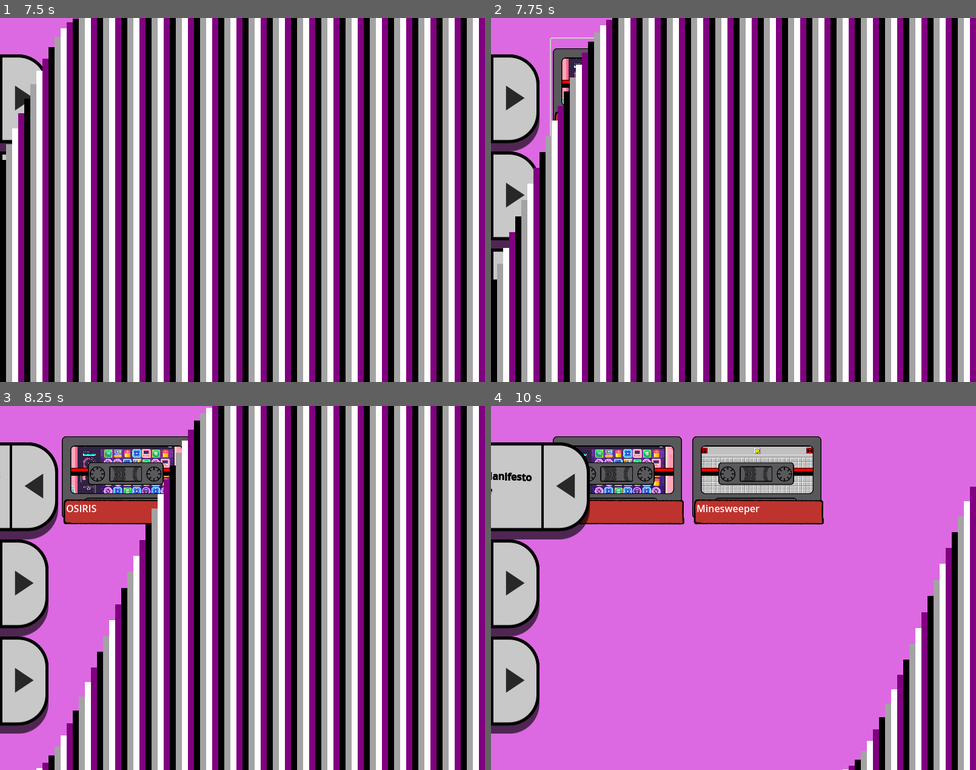
Above: before the commit, frames 1-4 (two rows, left to right).
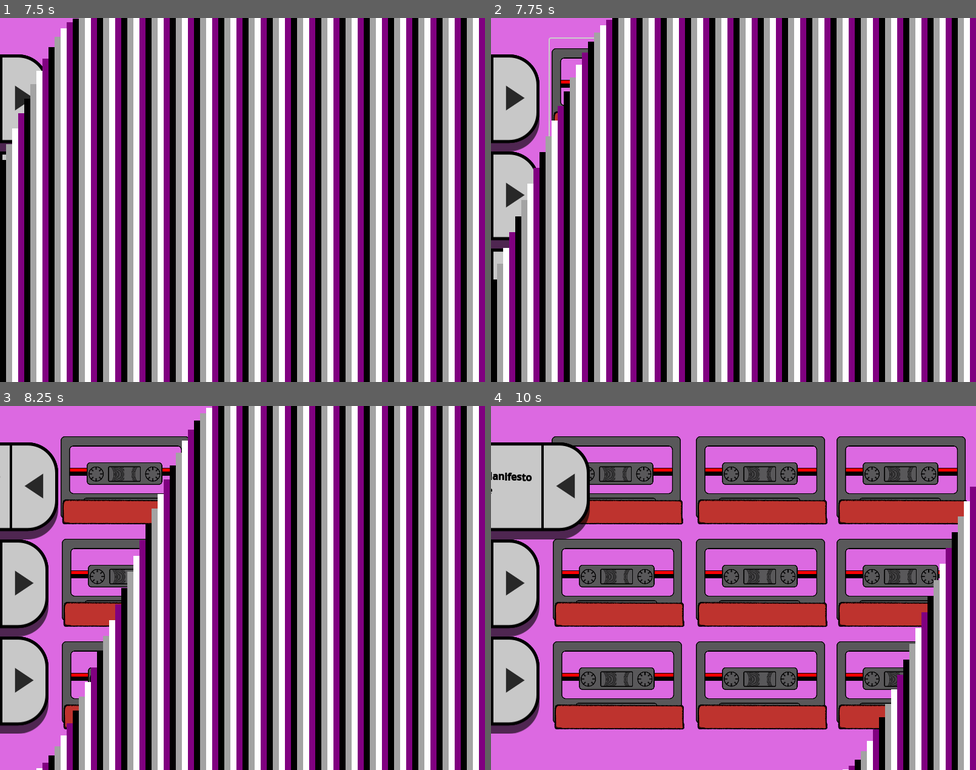
Above: after the commit, the same moments.

Repository: Falme/Mixtapes
Game: Godot game, scene res://Scenes/splash.tscn
Two runs of this game, one before a commit and one after it. Both use one fixed random seed, a clock stepped at 60 frames per second and the inputs below.
Inputs (mouse positions are in pixels of both pictures, inside the frame that each line leads up to):
- Up to frame 1 (7.5 s): click (126, 90) at 7.27 s
- Up to frame 2 (7.75 s): no input
- Up to frame 3 (8.25 s): click (24, 486) at 8.02 s
- Up to frame 4 (10 s): click (617, 478) at 8.77 s; click (563, 486) at 9.52 s

Frame 1 is identical in both runs. In frame 2, 0.5% of the frame differs, in the area x 11-19%, y 5-33%; in frame 3, 5.2%; in frame 4, 33%, in the area x 12-99%, y 8-89%.
Error after the commit: Attempt to call function 'get_as_text' in base 'null instance' on a null instance. (res://Scripts/Collection/tape_configuration.gd:12)

Commit message:
Externated the game calls to a file called "mixtape_info.txt"

Diff:
--- /dev/null
+++ b/Prefabs/Collection/tape_game.tscn
@@ -0,0 +1,79 @@
+[gd_scene load_steps=5 format=3 uid="uid://cjj6ie343hjoh"]
+
+[ext_resource type="Script" path="res://Scripts/Collection/tape_configuration.gd" id="1_76dmi"]
+[ext_resource type="Texture2D" uid="uid://vppojqhi5lv3" path="res://Sprites/K7-Icon.svg" id="2_dj6mr"]
+[ext_resource type="Texture2D" uid="uid://bw3nlsanott0x" path="res://Sprites/folder_front.png" id="3_7xgss"]
+[ext_resource type="Script" path="res://Scripts/ExternalGame/call_external_game.gd" id="4_7nuq8"]
+
+[node name="TapeGame" type="TextureRect"]
+anchors_preset = 15
+anchor_right = 1.0
+anchor_bottom = 1.0
+offset_left = 3.8
+offset_top = -5.2
+offset_right = 3.80002
+offset_bottom = 4.95351
+grow_horizontal = 2
+grow_vertical = 2
+expand_mode = 5
+stretch_mode = 5
+script = ExtResource("1_76dmi")
+gameNumber = "Game1"
+
+[node name="TapeIcon" type="TextureRect" parent="."]
+layout_mode = 1
+anchors_preset = 15
+anchor_right = 1.0
+anchor_bottom = 1.0
+offset_left = -20.692
+offset_top = 18.365
+offset_right = 20.372
+offset_bottom = -7.38998
+grow_horizontal = 2
+grow_vertical = 2
+texture = ExtResource("2_dj6mr")
+expand_mode = 3
+stretch_mode = 5
+
+[node name="TapeLabel" type="TextureRect" parent="."]
+layout_mode = 1
+anchors_preset = 15
+anchor_right = 1.0
+anchor_bottom = 1.0
+offset_left = -3.8
+offset_top = 5.2
+offset_right = 8.93796
+offset_bottom = 5.2
+grow_horizontal = 2
+grow_vertical = 2
+texture = ExtResource("3_7xgss")
+expand_mode = 3
+stretch_mode = 5
+
+[node name="TitleGame" type="RichTextLabel" parent="TapeLabel"]
+layout_mode = 1
+anchors_preset = -1
+anchor_left = 0.045
+anchor_top = 0.739
+anchor_right = 0.966
+anchor_bottom = 0.943
+grow_horizontal = 2
+grow_vertical = 2
+bbcode_enabled = true
+
+[node name="ToGame" type="Button" parent="."]
+layout_mode = 1
+anchors_preset = 15
+anchor_right = 1.0
+anchor_bottom = 1.0
+offset_left = -3.8
+offset_top = 5.2
+offset_right = -3.8
+offset_bottom = 5.2
+grow_horizontal = 2
+grow_vertical = 2
+mouse_default_cursor_shape = 2
+flat = true
+script = ExtResource("4_7nuq8")
+
+[connection signal="pressed" from="ToGame" to="ToGame" method="_on_pressed"]
--- a/Scenes/collection.tscn
+++ b/Scenes/collection.tscn
@@ -1,10 +1,6 @@
-[gd_scene load_steps=7 format=3 uid="uid://d3341xq470sbq"]
+[gd_scene load_steps=3 format=3 uid="uid://d3341xq470sbq"]
 
-[ext_resource type="Texture2D" uid="uid://bu7s4qqkrvdm4" path="res://Sprites/Collection-background-art.jpg" id="1_rkbxe"]
-[ext_resource type="Script" path="res://Scripts/ExternalGame/call_external_game.gd" id="2_yc63g"]
-[ext_resource type="Texture2D" uid="uid://vppojqhi5lv3" path="res://Sprites/K7-Icon.svg" id="4_6sq48"]
-[ext_resource type="Texture2D" uid="uid://bw3nlsanott0x" path="res://Sprites/folder_front.png" id="5_7yb3l"]
-[ext_resource type="Texture2D" uid="uid://n5qjw27sqjvo" path="res://Sprites/minesweeper.png" id="5_u60ei"]
+[ext_resource type="PackedScene" uid="uid://cjj6ie343hjoh" path="res://Prefabs/Collection/tape_game.tscn" id="1_d8x02"]
 [ext_resource type="PackedScene" uid="uid://2d6byacn3gun" path="res://Prefabs/Manifestos/item_manifesto.tscn" id="7_1u07s"]
 
 [node name="Root" type="Control"]
@@ -31,151 +27,66 @@
 anchor_right = 0.386
 anchor_bottom = 0.318
 
-[node name="Osiris" type="TextureRect" parent="BackgroundArt/TapeArea"]
+[node name="TapeGame1" parent="BackgroundArt/TapeArea" instance=ExtResource("1_d8x02")]
 layout_mode = 1
-anchors_preset = 15
-anchor_right = 1.0
-anchor_bottom = 1.0
-offset_left = 3.8
-offset_top = -5.2
-offset_right = 3.80002
-offset_bottom = 4.95351
-grow_horizontal = 2
-grow_vertical = 2
-texture = ExtResource("1_rkbxe")
-expand_mode = 5
-stretch_mode = 5
+offset_left = 1.8
+offset_right = 1.8
 
-[node name="TapeIcon" type="TextureRect" parent="BackgroundArt/TapeArea/Osiris"]
+[node name="TapeGame2" parent="BackgroundArt/TapeArea" instance=ExtResource("1_d8x02")]
 layout_mode = 1
-anchors_preset = 15
-anchor_right = 1.0
-anchor_bottom = 1.0
-offset_left = -20.692
-offset_top = 18.365
-offset_right = 20.372
-offset_bottom = -7.38998
-grow_horizontal = 2
-grow_vertical = 2
-texture = ExtResource("4_6sq48")
-expand_mode = 3
-stretch_mode = 5
+offset_left = 239.8
+offset_right = 239.8
+gameNumber = "Game2"
 
-[node name="TapeLabel" type="TextureRect" parent="BackgroundArt/TapeArea/Osiris"]
+[node name="TapeGame3" parent="BackgroundArt/TapeArea" instance=ExtResource("1_d8x02")]
 layout_mode = 1
-anchors_preset = 15
-anchor_right = 1.0
-anchor_bottom = 1.0
-offset_left = -3.8
-offset_top = 5.2
-offset_right = 8.93796
-offset_bottom = 5.2
-grow_horizontal = 2
-grow_vertical = 2
-texture = ExtResource("5_7yb3l")
-expand_mode = 3
-stretch_mode = 5
+offset_left = 471.8
+offset_right = 471.8
+gameNumber = "Game3"
 
-[node name="TitleGame" type="RichTextLabel" parent="BackgroundArt/TapeArea/Osiris/TapeLabel"]
+[node name="TapeGame4" parent="BackgroundArt/TapeArea" instance=ExtResource("1_d8x02")]
 layout_mode = 1
-anchors_preset = -1
-anchor_left = 0.045
-anchor_top = 0.739
-anchor_right = 0.966
-anchor_bottom = 0.943
-grow_horizontal = 2
-grow_vertical = 2
-bbcode_enabled = true
-text = "OSIRIS"
+offset_top = 163.8
+offset_bottom = 173.954
+gameNumber = "Game4"
 
-[node name="ToGame" type="Button" parent="BackgroundArt/TapeArea/Osiris"]
+[node name="TapeGame5" parent="BackgroundArt/TapeArea" instance=ExtResource("1_d8x02")]
 layout_mode = 1
-anchors_preset = 15
-anchor_right = 1.0
-anchor_bottom = 1.0
-offset_left = -3.8
-offset_top = 5.2
-offset_right = -3.8
-offset_bottom = 5.2
-grow_horizontal = 2
-grow_vertical = 2
-mouse_default_cursor_shape = 2
-flat = true
-script = ExtResource("2_yc63g")
-executableName = "Osiris.exe"
+offset_left = 239.8
+offset_top = 163.8
+offset_right = 239.8
+offset_bottom = 173.954
+gameNumber = "Game5"
 
-[node name="Minesweeper" type="TextureRect" parent="BackgroundArt/TapeArea"]
+[node name="TapeGame6" parent="BackgroundArt/TapeArea" instance=ExtResource("1_d8x02")]
 layout_mode = 1
-anchors_preset = 15
-anchor_right = 1.0
-anchor_bottom = 1.0
-offset_left = 233.8
-offset_top = -5.2
-offset_right = 233.8
-offset_bottom = 4.95351
-grow_horizontal = 2
-grow_vertical = 2
-texture = ExtResource("5_u60ei")
-expand_mode = 5
-stretch_mode = 5
+offset_left = 471.8
+offset_top = 163.8
+offset_right = 471.8
+offset_bottom = 173.954
+gameNumber = "Game6"
 
-[node name="TapeIcon" type="TextureRect" parent="BackgroundArt/TapeArea/Minesweeper"]
+[node name="TapeGame7" parent="BackgroundArt/TapeArea" instance=ExtResource("1_d8x02")]
 layout_mode = 1
-anchors_preset = 15
-anchor_right = 1.0
-anchor_bottom = 1.0
-offset_left = -20.692
-offset_top = 18.365
-offset_right = 20.372
-offset_bottom = -7.38998
-grow_horizontal = 2
-grow_vertical = 2
-texture = ExtResource("4_6sq48")
-expand_mode = 3
-stretch_mode = 5
+offset_top = 332.8
+offset_bottom = 342.953
+gameNumber = "Game7"
 
-[node name="TapeLabel" type="TextureRect" parent="BackgroundArt/TapeArea/Minesweeper"]
+[node name="TapeGame8" parent="BackgroundArt/TapeArea" instance=ExtResource("1_d8x02")]
 layout_mode = 1
-anchors_preset = 15
-anchor_right = 1.0
-anchor_bottom = 1.0
-offset_left = -3.8
-offset_top = 5.2
-offset_right = 8.93796
-offset_bottom = 5.2
-grow_horizontal = 2
-grow_vertical = 2
-texture = ExtResource("5_7yb3l")
-expand_mode = 3
-stretch_mode = 5
+offset_left = 239.8
+offset_top = 332.8
+offset_right = 239.8
+offset_bottom = 342.953
+gameNumber = "Game8"
 
-[node name="TitleGame" type="RichTextLabel" parent="BackgroundArt/TapeArea/Minesweeper/TapeLabel"]
+[node name="TapeGame9" parent="BackgroundArt/TapeArea" instance=ExtResource("1_d8x02")]
 layout_mode = 1
-anchors_preset = -1
-anchor_left = 0.045
-anchor_top = 0.739
-anchor_right = 0.966
-anchor_bottom = 0.943
-grow_horizontal = 2
-grow_vertical = 2
-bbcode_enabled = true
-text = "Minesweeper"
-
-[node name="ToGame" type="Button" parent="BackgroundArt/TapeArea/Minesweeper"]
-layout_mode = 1
-anchors_preset = 15
-anchor_right = 1.0
-anchor_bottom = 1.0
-offset_left = -3.8
-offset_top = 5.2
-offset_right = -3.8
-offset_bottom = 5.2
-grow_horizontal = 2
-grow_vertical = 2
-mouse_default_cursor_shape = 2
-flat = true
-script = ExtResource("2_yc63g")
-executableName = "winmine.exe"
+offset_left = 471.8
+offset_top = 332.8
+offset_right = 471.8
+offset_bottom = 342.953
+gameNumber = "Game9"
 
 [node name="ManifestosContainer" type="Control" parent="BackgroundArt"]
 layout_mode = 1
@@ -222,9 +133,6 @@
 [node name="Link" parent="BackgroundArt/ManifestosContainer/ItemManifesto3" index="1"]
 uri = "https://www.youtube.com/watch?v=I1yBJD4yRss"
 
-[connection signal="pressed" from="BackgroundArt/TapeArea/Osiris/ToGame" to="BackgroundArt/TapeArea/Osiris/ToGame" method="_on_pressed"]
-[connection signal="pressed" from="BackgroundArt/TapeArea/Minesweeper/ToGame" to="BackgroundArt/TapeArea/Minesweeper/ToGame" method="_on_pressed"]
-
 [editable path="BackgroundArt/ManifestosContainer/ItemManifesto"]
 [editable path="BackgroundArt/ManifestosContainer/ItemManifesto2"]
 [editable path="BackgroundArt/ManifestosContainer/ItemManifesto3"]
--- /dev/null
+++ b/Scripts/Collection/tape_configuration.gd
@@ -0,0 +1,42 @@
+extends TextureRect
+
+var this : TextureRect = self
+@export var gameNumber : String
+
+func _ready():
+	_load_info()
+
+func _load_info():
+	var filePath = OS.get_executable_path().get_base_dir()+"\\Games\\"+gameNumber+"\\mixtape_info.txt"
+	var file = FileAccess.open(filePath, FileAccess.READ)
+	var content = file.get_as_text()
+
+	var infoArray = content.split("\r\n")
+
+	var gameTitle = infoArray[0].split(":")[1]
+	var gameAuthor = infoArray[1].split(":")[1]
+	var gameBanner = infoArray[2].split(":")[1]
+	var gameExecutable = infoArray[3].split(":")[1]
+
+	_load_title(gameTitle)
+	_load_author(gameAuthor)
+	_load_banner(gameBanner)
+	_load_executable(gameExecutable)
+
+func _load_title(_titleName):
+	$TapeLabel/TitleGame.text = _titleName
+	pass
+
+func _load_author(_authorName):
+	pass
+
+func _load_banner(_bannerName):
+	var bannerPath = OS.get_executable_path().get_base_dir()+"\\Games\\"+gameNumber+"\\"+_bannerName
+	var imageFile = Image.load_from_file(bannerPath)
+
+	# Load image to Tape Background
+	this.texture = ImageTexture.create_from_image(imageFile)
+
+func _load_executable(_executablePath):
+	$ToGame.executableName = gameNumber+"\\"+_executablePath
+	pass
--- a/Scripts/ExternalGame/call_external_game.gd
+++ b/Scripts/ExternalGame/call_external_game.gd
@@ -3,5 +3,5 @@
 @export var executableName : String
 
 func _on_pressed() -> void:
-	OS.execute(OS.get_executable_path().get_base_dir()+"\\\\Games\\"+executableName, [])
+	OS.shell_open(OS.get_executable_path().get_base_dir()+"/Games/"+executableName)
 	pass
Binary file removed: Sprites/Collection-background-art.jpg
Not shown, removed: Sprites/Collection-background-art.jpg.import
Binary file removed: Sprites/collection.png
Not shown, removed: Sprites/collection.png.import
Binary file removed: Sprites/minesweeper.png
Not shown, removed: Sprites/minesweeper.png.import
